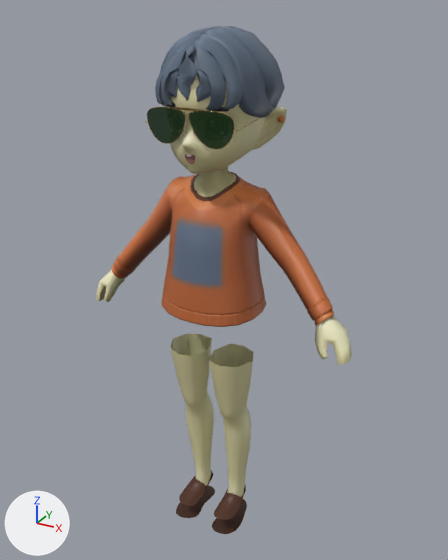
The FBX model generation/output_model.fbx, before and after one commit.
Before and after are seen from a 50 mm lens placed at (1.19, -2.12, 2.28), pointed at (0.0, 0.04, 1.2). The lights are fixed; the arrows at lower left show +X, +Y and +Z. Where no turn or scale is listed for an object, it has been applied to the vertices. Vertices at the same position are counted once.

In view in the first picture: 'Body_36338', 'Cube.003_YellowPlastic_0', 'Cube.006_Gold_0', 'Cube.008_GreenGlasses2_0'.
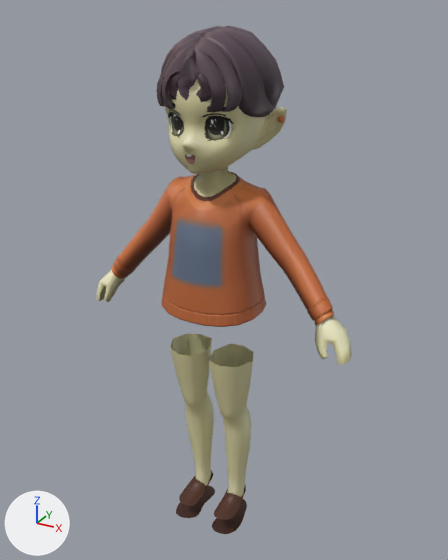
Pixel boxes (x1, y1, x2, y2) of what changed, in the pictures (448 x 560 px):
'Body_36338', reshaped
    before: (96, 26, 352, 534)
    after: (96, 79, 352, 534)
'Hairmodel', added
    after: (156, 26, 284, 117)
'Cube.008_GreenGlasses2_0', deleted (green)
    before: (147, 107, 234, 149)
'Cube.006_Gold_0', deleted
    before: (147, 107, 235, 150)
'Cube.003_YellowPlastic_0', deleted
    before: (170, 107, 204, 111)
part 1 of me_body_36338mesh_002, deleted (blue)
    before: (204, 26, 282, 117)
part 2 of me_body_36338mesh_002, cut back (blue)
    before: (155, 26, 285, 110)

Patch to the scene script:
```diff
--- a/generation/output_model.fbx.py
+++ b/generation/output_model.fbx.py
@@ img_output_model_fbm @@
+img_output_model_fbm = load_image('output_model.fbm', '_unpacked/output_model.fbm', 1024, 1024, 'sRGB')
@@ mat_skin_002 @@
+mat_skin_002 = principled_material('Skin.002')
+mat_skin_002.texture = img_output_model_fbm  # with its transparency
@@ me_body_36338mesh_002 @@
 # used by ob_body_36338; location = (0.003, -0.106, -0.003)
-me_body_36338mesh_002.from_pydata(...)  # 3452 vertices, 6091 faces; spans x -0.61..0.61, y -0.14..0.36, z 0.01..2.22
+me_body_36338mesh_002.from_pydata(...)  # 2207 vertices, 4138 faces; spans x -0.61..0.61, y -0.14..0.3, z 0.01..2.17
+# me_body_36338mesh_002 part 1: 12 loose pieces with 472 vertices, spanning x -0.24..0.22, y -0.04..0.35, z 1.86..2.22, are deleted
+# me_body_36338mesh_002 part 2: 1 vertex moved within x 0.07, y -0.1, z 2.07; 773 vertices removed from x -0.22..0.24, y -0.12..0.36, z 1.86..2.22
 me_body_36338mesh_002.materials.append(mat_skin)
@@ me_body_36338mesh_003 @@
+me_body_36338mesh_003.from_pydata(...)  # 1130 vertices, 1700 faces; spans x -0.234..0.234, y -0.017..0.455, z -0.018..0.329
+me_body_36338mesh_003.materials.append(mat_skin_002)  # picture img_output_model_fbm
@@ ob_cube_008_greenglasses2_0 @@
-ob_cube_008_greenglasses2_0 = bpy.data.objects.new('Cube.008_GreenGlasses2_0', me_cube_008_greenglasses2_0_006)
-ob_cube_008_greenglasses2_0.location = (0.003, -0.206, 1.887)
@@ ob_cube_006_gold_0 @@
-ob_cube_006_gold_0 = bpy.data.objects.new('Cube.006_Gold_0', me_cube_006_gold_0_006)
-ob_cube_006_gold_0.location = (0.003, -0.206, 1.887)
@@ ob_cube_003_yellowplastic_0 @@
-ob_cube_003_yellowplastic_0 = bpy.data.objects.new('Cube.003_YellowPlastic_0', me_cube_003_yellowplastic_0_006)
-ob_cube_003_yellowplastic_0.location = (0.003, -0.206, 1.887)
@@ ob_hairmodel @@
+ob_hairmodel = bpy.data.objects.new('Hairmodel', me_body_36338mesh_003)
+ob_hairmodel.location = (0.003, -0.206, 1.887)
```
